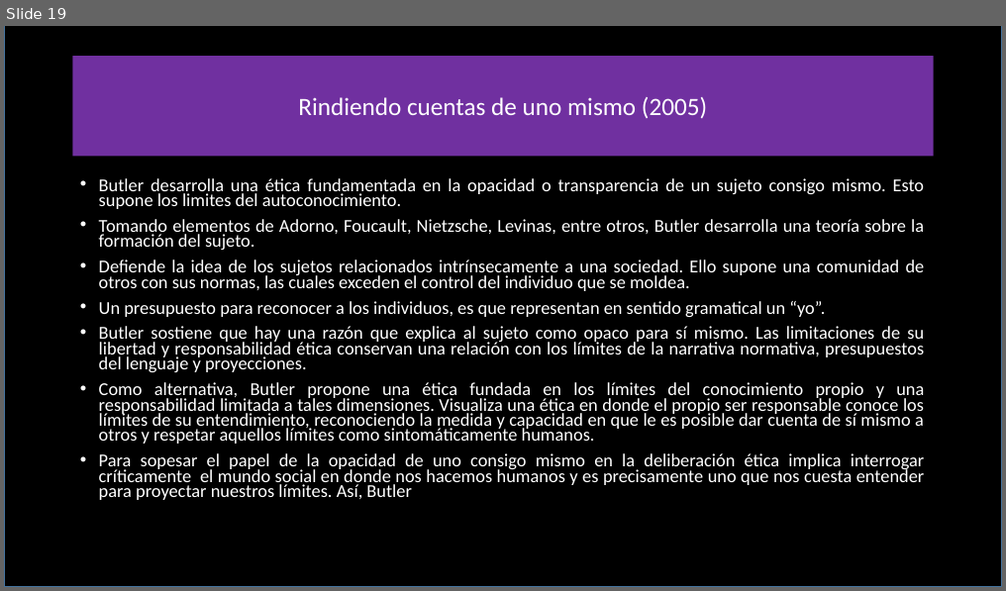
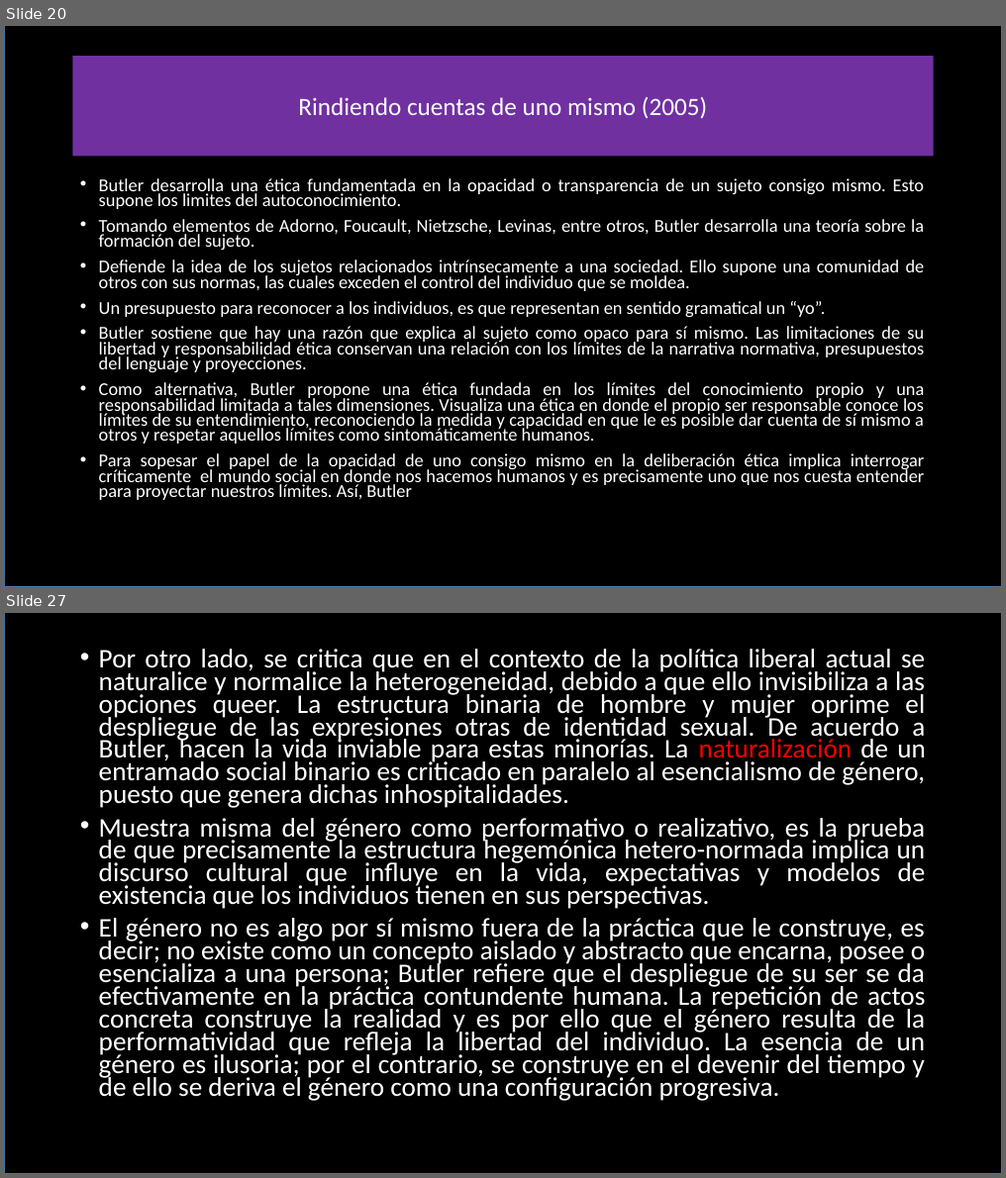
Before and after one commit to zaboltar/zaboltar.github.io, a slide deck: assets uarm/2019 sol-penscri-justfilpol/Judith Butler.pptx. Shown one above the other, each under a label of ours: slide 19 before the commit, slides 20 and 27 after it; the slides between them are not shown. The pictures are 1006x591 and 1006x1178 pixels, drawn with LibreOffice and Linux fonts; fonts in the diff are those of the drawing. Boxes give left, top, right and bottom in pixels: in the first picture for what was removed or moved away, otherwise in the second. Text is boxed around its words. In the diff, an @@ line names an element or a change of style, - is before the commit and + after.

```diff
--- a/assets uarm/2019 sol-penscri-justfilpol/Judith Butler.pptx
+++ b/assets uarm/2019 sol-penscri-justfilpol/Judith Butler.pptx
@@ slide 27 added at [4,613,1002,1174], background #FFFFFF @@
@@ rectangle added at [4,613,1002,1174], fill #000000, outline #43739E 1 pt @@
@@ text added at [99,649,926,1101], 25.9 pt, text #FFFFFF @@
+• Por otro lado, se critica que en el contexto de la política liberal actual se naturalice y normalice la heterogeneidad, debido a que ello invisibiliza a las opciones queer. La estructura binaria de hombre y mujer oprime el despliegue de las expresiones otras de identidad sexual. De acuerdo a Butler, hacen la vida inviable para estas minorías. La naturalización de un entramado social binario es criticado en paralelo al esencialismo de género, puesto que genera dichas inhospitalidades.
+• Muestra misma del género como performativo o realizativo, es la prueba de que precisamente la estructura hegemónica hetero-normada implica un discurso cultural que influye en la vida, expectativas y modelos de existencia que los individuos tienen en sus perspectivas.
+• El género no es algo por sí mismo fuera de la práctica que le construye, es decir; no existe como un concepto aislado y abstracto que encarna, posee o esencializa a una persona; Butler refiere que el despliegue de su ser se da efectivamente en la práctica contundente humana. La repetición de actos concreta construye la realidad y es por ello que el género resulta de la performatividad que refleja la libertad del individuo. La esencia de un género es ilusoria; por el contrario, se construye en el devenir del tiempo y de ello se deriva el género como una configuración progresiva. histórica.
@@ what was slide 19 is now slide 20 @@
```
Also in this commit, not shown: 11 slides changed, 16 other slides added, 3 other files.
